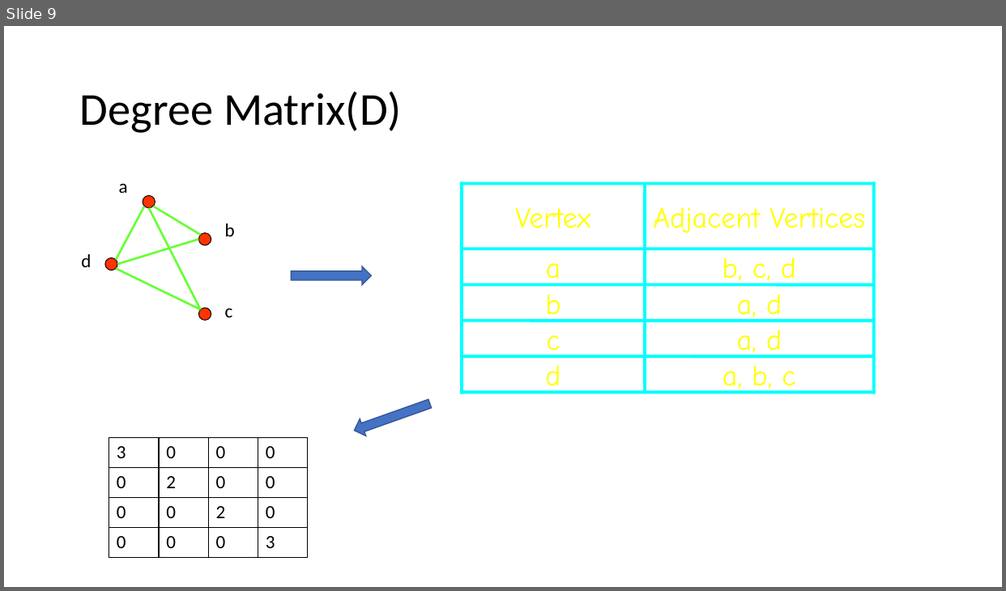
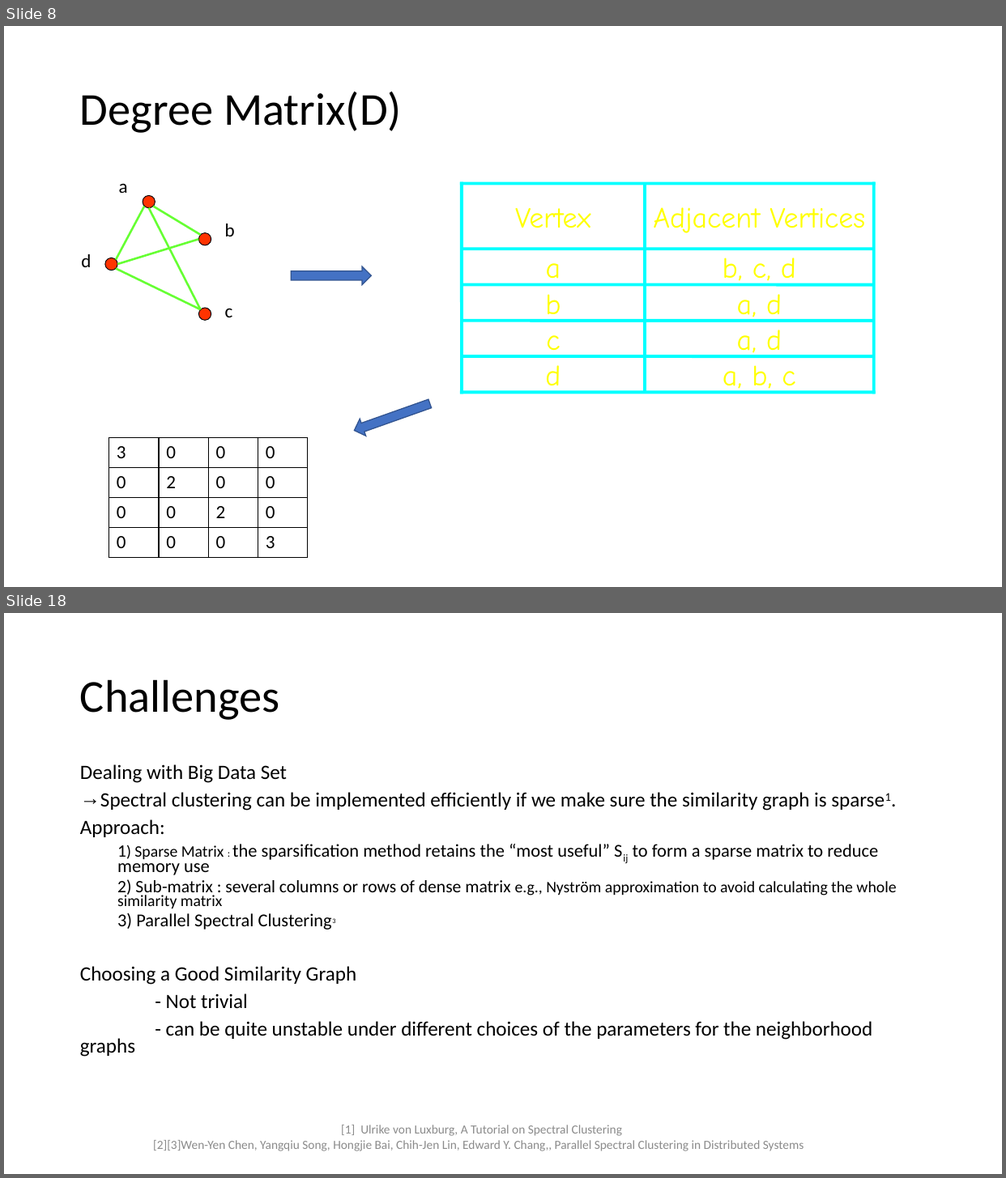
Before and after one commit to Kanchanfisky/SpectralClustering, a slide deck: Spectral Clustering.pptx. Shown one above the other, each under a label of ours: slide 9 before the commit, slides 8 and 18 after it; the slides between them are not shown. The pictures are 1006x591 and 1006x1178 pixels, drawn with LibreOffice and Linux fonts; fonts in the diff are those of the drawing. Boxes give left, top, right and bottom in pixels: in the first picture for what was removed or moved away, otherwise in the second. Text is boxed around its words. In the diff, an @@ line names an element or a change of style, - is before the commit and + after.

```diff
--- a/Spectral Clustering.pptx
+++ b/Spectral Clustering.pptx
@@ slide 18 added at (4, 613, 1002, 1174), background #FFFFFF @@
@@ title added at (80, 679, 280, 720), 44 pt, text #000000 @@
+Challenges
@@ text added at (80, 764, 896, 1057), 19.6 pt, text #000000 @@
+Dealing with Big Data Set
+→ Spectral clustering can be implemented efficiently if we make sure the similarity graph is sparse1.
+Approach:
+  1) Sparse Matrix : the sparsification method retains the “most useful” Sij to form a sparse matrix to reduce memory use
+  2) Sub-matrix : several columns or rows of dense matrix e.g., Nyström approximation to avoid calculating the whole similarity matrix
+  3) Parallel Spectral Clustering3
+Choosing a Good Similarity Graph
+- Not trivial
+- can be quite unstable under different choices of the parameters for the neighborhood graphs
@@ text added at (153, 1125, 803, 1152), 12 pt, text #8C8C8C @@
+[1] Ulrike von Luxburg, A Tutorial on Spectral Clustering
+[2][3]Wen-Yen Chen, Yangqiu Song, Hongjie Bai, Chih-Jen Lin, Edward Y. Chang,, Parallel Spectral Clustering in Distributed Systems
@@ what was slide 9 is now slide 8 @@
```
Also in this commit, not shown: 11 slides changed, 5 other slides added, 16 slides removed, 1 other file.
